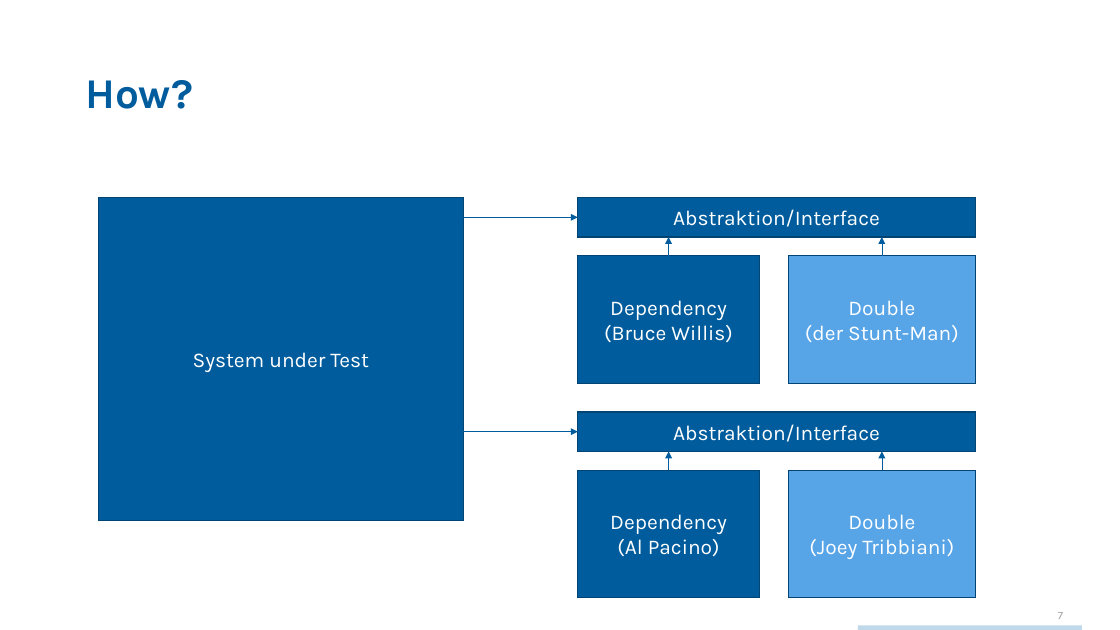
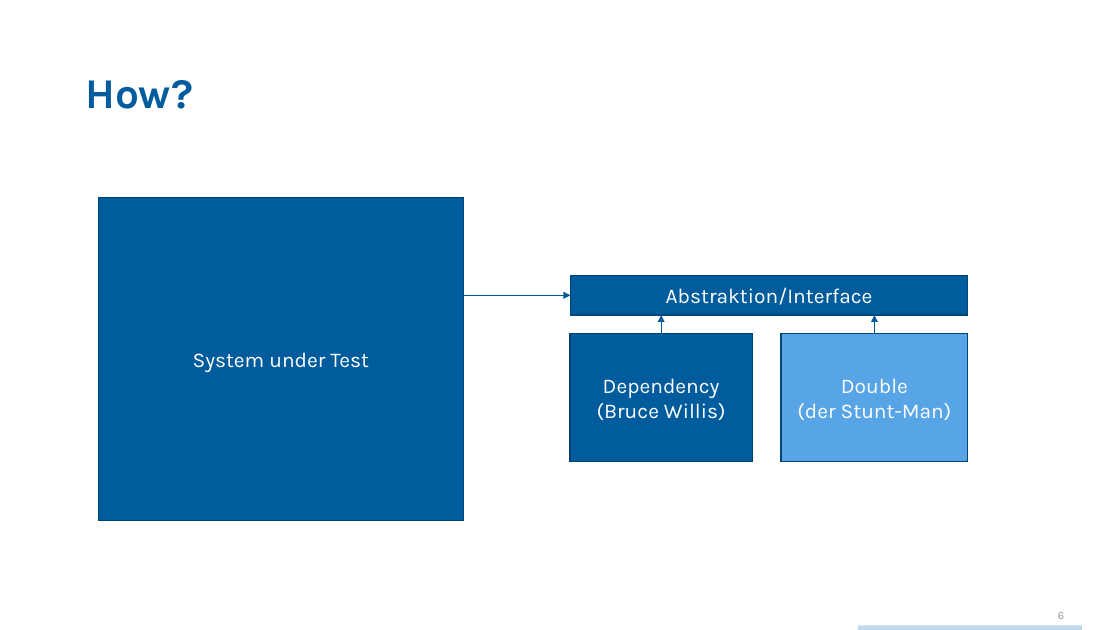
Before and after one commit to techtalk/CodingDojos, a slide deck: slide 6 of Mocking/CodingDojo_Mocking.pptx (slide 7 before the commit). Drawn at 1120x630 pixels with LibreOffice and Linux fonts; fonts in the diff are those of the drawing; background and template pictures are left out. Boxes give left, top, right and bottom in pixels: in the first picture for what was removed or moved away, otherwise in the second. Text is boxed around its words. In the diff, an @@ line names an element or a change of style, - is before the commit and + after.

```diff
--- a/Mocking/CodingDojo_Mocking.pptx
+++ b/Mocking/CodingDojo_Mocking.pptx
@@ 2 arrows, 1 rectangle: place and size @@
-2 arrows, 1 rectangle at (464,218,975,383)
+2 arrows, 1 rectangle at (456,296,968,461)
@@ 2 rectangles, 1 arrow: place and size @@
-2 rectangles, 1 arrow at (577,197,975,383)
+2 rectangles, 1 arrow at (571,276,968,461)
@@ rectangle removed at (578,413,975,452) @@
-Abstraktion/Interface
@@ arrow removed from (464, 432) to (578, 432) @@
@@ rectangle removed at (577,471,760,598) @@
-Dependency
-(Al Pacino)
@@ arrow removed from (669, 471) to (669, 451) @@
@@ rectangle removed at (789,471,975,598) @@
-Double
-(Joey Tribbiani)
@@ arrow removed from (882, 471) to (882, 451) @@
@@ page number at (1058,612,1064,619): text changed @@
-7
+6
```
Also in this commit, not shown: 1 slide removed, 4 other files.
